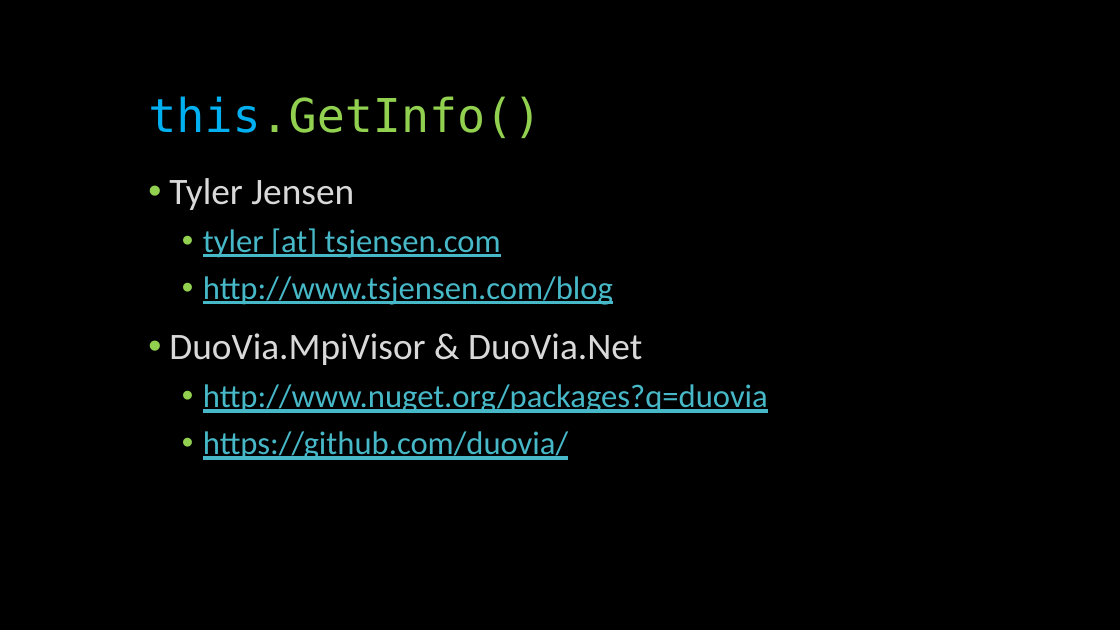
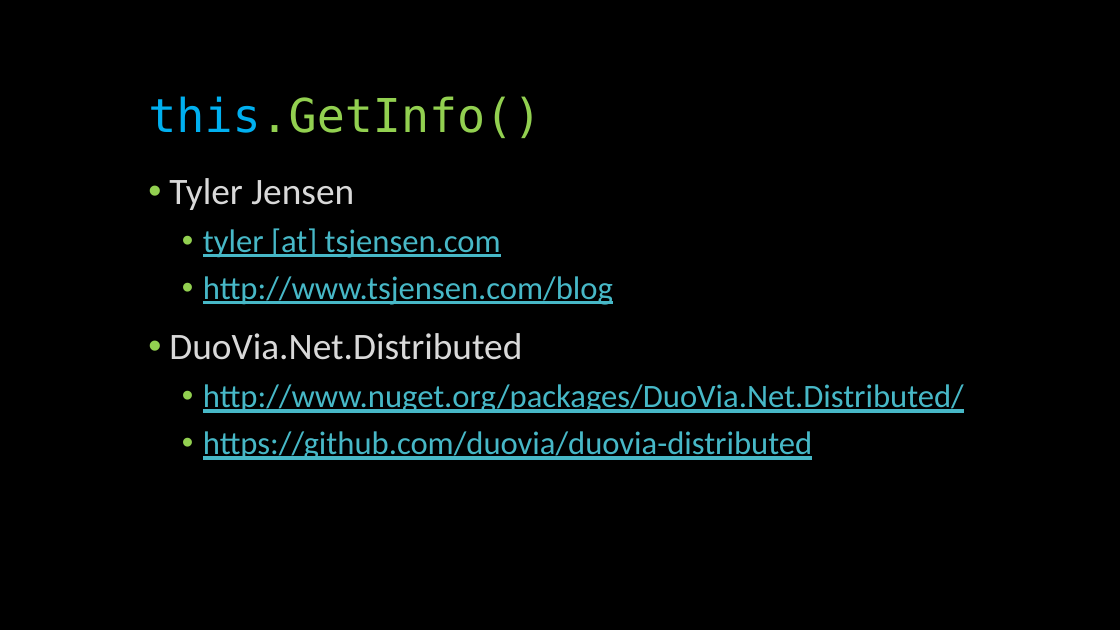
Before and after one commit to glennneiger/duovia-distributed, a slide deck: slide 14 of docs/distributed_demo.pptx (slide 23 before the commit). Drawn at 1120x630 pixels with LibreOffice and Linux fonts; fonts in the diff are those of the drawing. Boxes give left, top, right and bottom in pixels: in the first picture for what was removed or moved away, otherwise in the second. Text is boxed around its words. In the diff, an @@ line names an element or a change of style, - is before the commit and + after.

Commit message:
slide deck

```diff
--- a/docs/distributed_demo.pptx
+++ b/docs/distributed_demo.pptx
@@ text at (169, 333, 964, 460): text changed @@
-• DuoVia.MpiVisor & DuoVia.Net
-  • http://www.nuget.org/packages?q=duovia
-  • https://github.com/duovia/
+• DuoVia.Net.Distributed
+  • http://www.nuget.org/packages/DuoVia.Net.Distributed/
+  • https://github.com/duovia/duovia-distributed
```
Also in this commit, not shown: 3 slides added, 12 slides removed.
